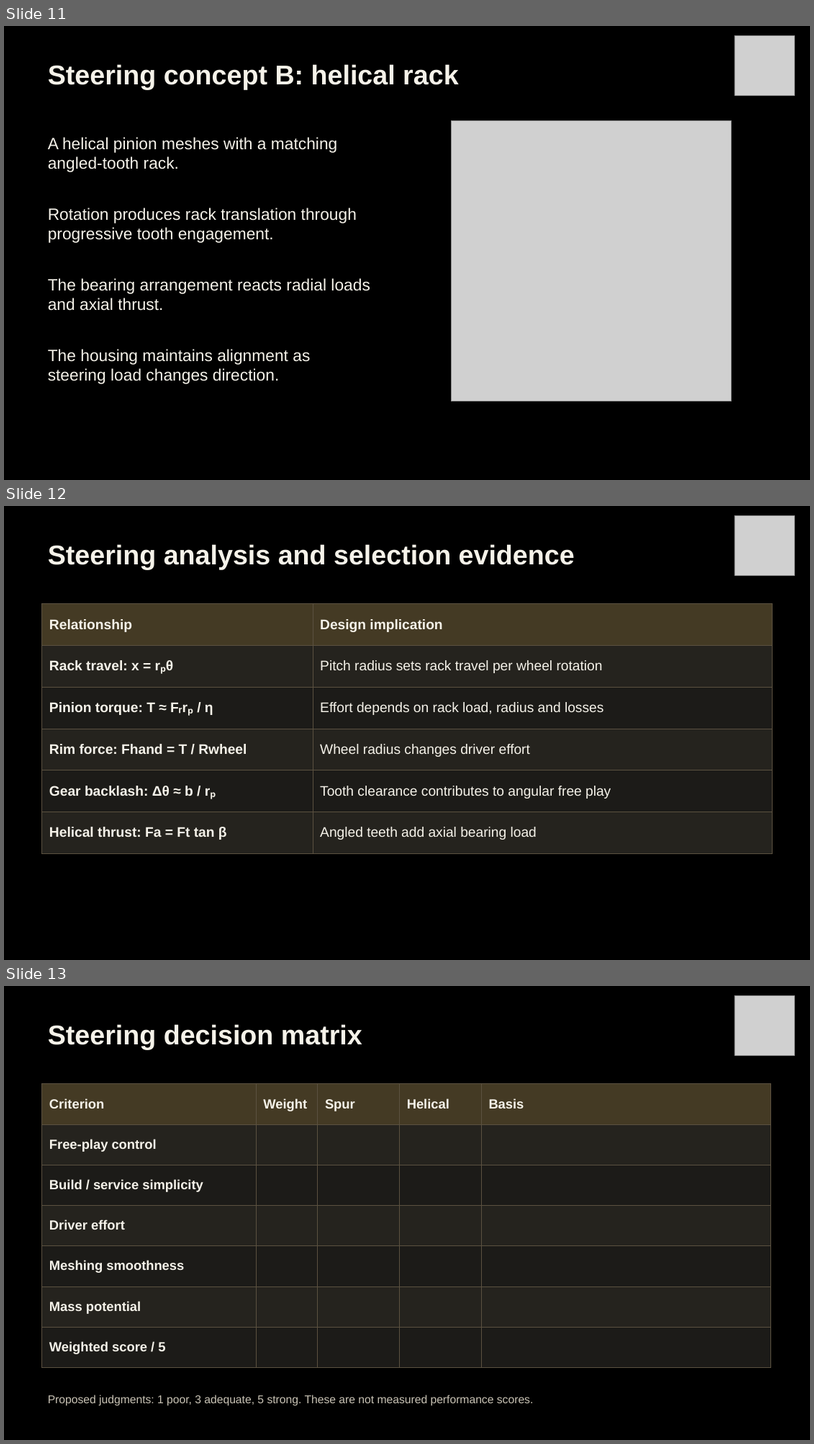
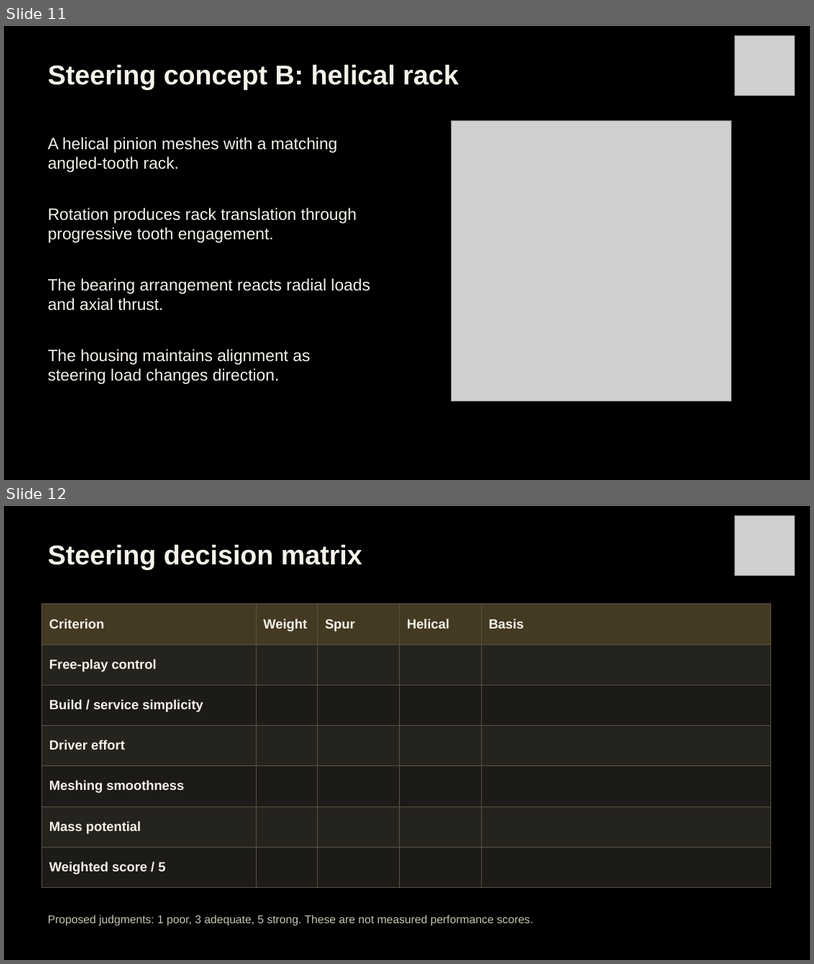
Before and after one commit to Polowater123/Aggie-Baja-Controls-The-A.B.C.-, a slide deck: PDR Draft.pptx. Shown one above the other, each under a label of ours: slides 11, 12 and 13 before the commit, slides 11 and 12 after it. The pictures are 814x1444 and 814x964 pixels, drawn with LibreOffice and Linux fonts; fonts in the diff are those of the drawing; grey boxes stand for pictures. Boxes give left, top, right and bottom in pixels: in the first picture for what was removed or moved away, otherwise in the second. Text is boxed around its words. In the diff, an @@ line names an element or a change of style, - is before the commit and + after.

```diff
--- a/PDR Draft.pptx
+++ b/PDR Draft.pptx
@@ slide 12 removed at bbox=[4, 506, 810, 960], background #000000 @@
@@ picture removed at bbox=[735, 515, 795, 576] @@
@@ text removed at bbox=[48, 544, 575, 569] @@
-Steering analysis and selection evidence
@@ table removed at bbox=[41, 603, 772, 852], 6 rows, 2 columns @@
-Relationship | Design implication
-Rack travel: x = rₚθ | Pitch radius sets rack travel per wheel rotation
-Pinion torque: T ≈ Fᵣrₚ / η | Effort depends on rack load, radius and losses
-Rim force: Fhand = T / Rwheel | Wheel radius changes driver effort
-Gear backlash: Δθ ≈ b / rₚ | Tooth clearance contributes to angular free play
-Helical thrust: Fa = Ft tan β | Angled teeth add axial bearing load
@@ what was slide 13 is now slide 12 @@
```
Also in this commit, not shown: 2 slides changed, 3 other slides removed, 1 other file.
